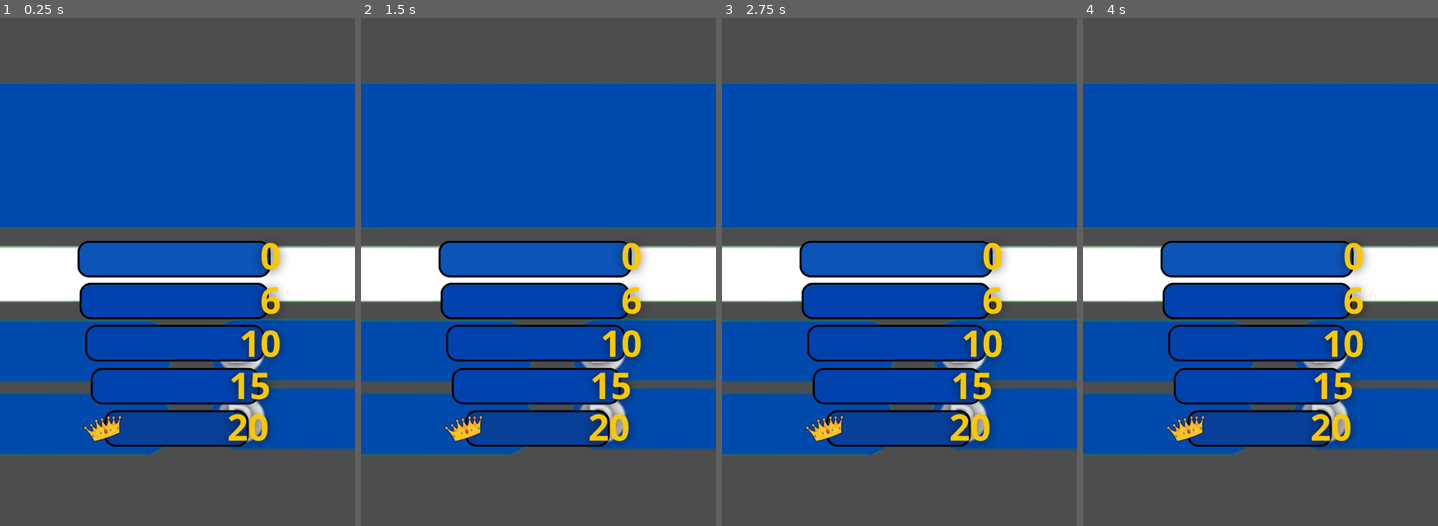
Above: before the commit, frames 1-4 (left to right).
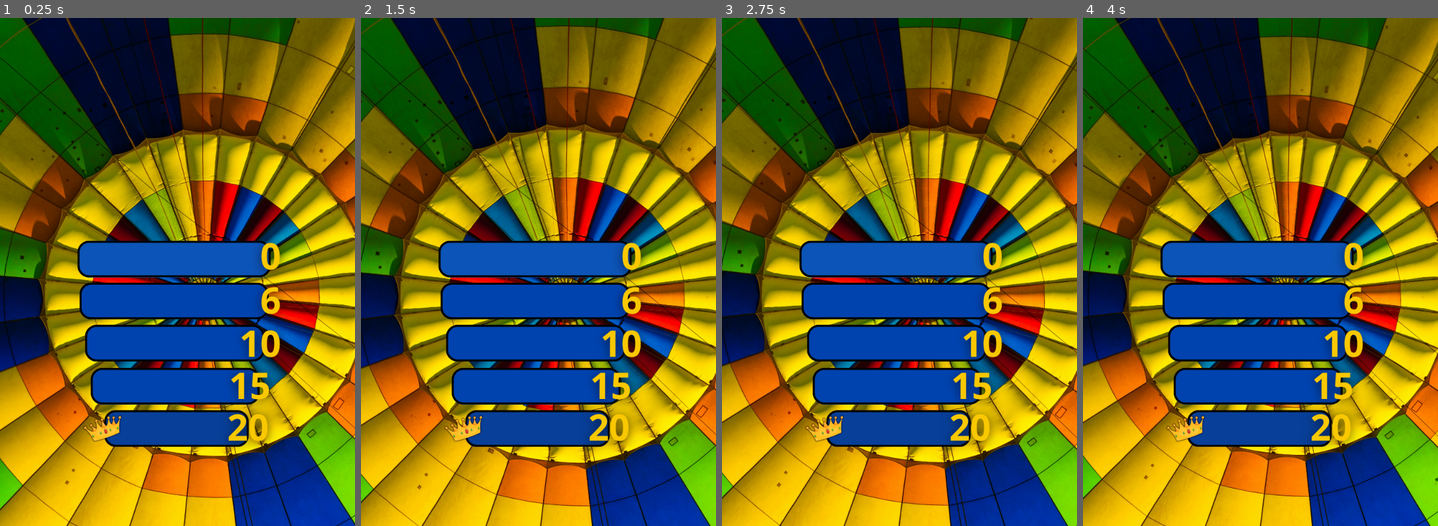
Above: after the commit, the same moments.

Repository: bragsoufian/tiktokQuiz-YT-full-format
Game: Godot game, scene res://scenes/Main.tscn
The game is run twice, just before and just after one commit, with the same random seed, the same clock (stepped at 60 frames per second) and the same inputs.
Inputs:
- Up to frame 1 (0.25 s): no input
- Up to frame 2 (1.5 s): no input
- Up to frame 3 (2.75 s): no input
- Up to frame 4 (4 s): no input

The runs differ from the first frame. In frame 1, 82% of the frame differs, in the area x 0-100%, y 0-100%; in frame 2, 82%; in frame 3, 82%; in frame 4, 82%.

Commit message:
Add smooth background animation with zoom and rotation effects

Diff:
--- a/scenes/Main.tscn
+++ b/scenes/Main.tscn
@@ -1,12 +1,13 @@
-[gd_scene load_steps=8 format=3 uid="uid://cqnqw3mij2si3"]
+[gd_scene load_steps=9 format=3 uid="uid://cqnqw3mij2si3"]
 
 [ext_resource type="Texture2D" uid="uid://bo5grxhnodg76" path="res://assets/0.png" id="1_c01mt"]
-[ext_resource type="Texture2D" uid="uid://c4ylwjja85pb" path="res://assets/#eae4e4-Picsart-BackgroundRemover.png" id="1_nxtc6"]
+[ext_resource type="Texture2D" uid="uid://d07w6w38d02kk" path="res://assets/jainam-sheth-zo_1eY-9dQU-unsplash.jpg" id="1_jlsqs"]
 [ext_resource type="Script" uid="uid://dj3d341tsfmsx" path="res://scripts/game_manager.gd" id="1_rtedj"]
 [ext_resource type="PackedScene" uid="uid://bw64pycb751fj" path="res://scenes/level.tscn" id="2_rtedj"]
 [ext_resource type="PackedScene" uid="uid://dawcxst5kmvnp" path="res://scenes/player.tscn" id="3_0bbpv"]
 [ext_resource type="PackedScene" uid="uid://cr2bv346s7nh6" path="res://scenes/question_ui.tscn" id="3_vcsgt"]
 [ext_resource type="Texture2D" uid="uid://bfs7ytnewnekx" path="res://assets/ready_goo-removebg-preview.png" id="6_c01mt"]
+[ext_resource type="Script" uid="uid://cduijmrnngd87" path="res://scripts/background_animation.gd" id="7_animation"]
 
 [node name="Main" type="Node2D"]
 
@@ -16,9 +17,10 @@
 offset_top = 3.0
 offset_right = 1110.0
 offset_bottom = 1003.0
-texture = ExtResource("1_nxtc6")
+texture = ExtResource("1_jlsqs")
 expand_mode = 1
 stretch_mode = 6
+script = ExtResource("7_animation")
 
 [node name="TextureRect" type="TextureRect" parent="."]
 offset_left = 6.00104
--- /dev/null
+++ b/scripts/background_animation.gd
@@ -0,0 +1,34 @@
+extends TextureRect
+
+# Animation parameters
+var zoom_min = 1.0
+var zoom_max = 1.1
+var zoom_duration = 8.0  # seconds for one complete zoom cycle
+var rotation_range = 2.0  # degrees
+var rotation_duration = 12.0  # seconds for one complete rotation cycle
+
+# Animation state
+var zoom_time = 0.0
+var rotation_time = 0.0
+var initial_scale = Vector2.ONE
+
+func _ready():
+	# Store initial scale
+	initial_scale = scale
+	# Set initial position to center
+	pivot_offset = size / 2
+
+func _process(delta):
+	# Update zoom animation
+	zoom_time += delta
+	var zoom_progress = fmod(zoom_time, zoom_duration) / zoom_duration
+	var zoom_factor = zoom_min + (zoom_max - zoom_min) * (sin(zoom_progress * TAU) * 0.5 + 0.5)
+
+	# Update rotation animation
+	rotation_time += delta
+	var rotation_progress = fmod(rotation_time, rotation_duration) / rotation_duration
+	var rotation_angle = deg_to_rad(rotation_range * sin(rotation_progress * TAU))
+
+	# Apply transformations
+	scale = initial_scale * zoom_factor
+	rotation = rotation_angle
Binary file removed: assets/1 - 4.png
Not shown, removed: assets/1 - 4.png.import
Binary file removed: assets/BG1.png
Not shown, removed: assets/BG1.png.import
Binary file removed: assets/BG2.png
Not shown, removed: assets/BG2.png.import
Binary file removed: assets/Design sans titre (1).png
Not shown, removed: assets/Design sans titre (1).png.import
Binary file removed: assets/Design sans titre (2).png
Not shown, removed: assets/Design sans titre (2).png.import
Binary file removed: assets/Design sans titre (4).png
Not shown, removed: assets/Design sans titre (4).png.import
(and 38 more such lines)
